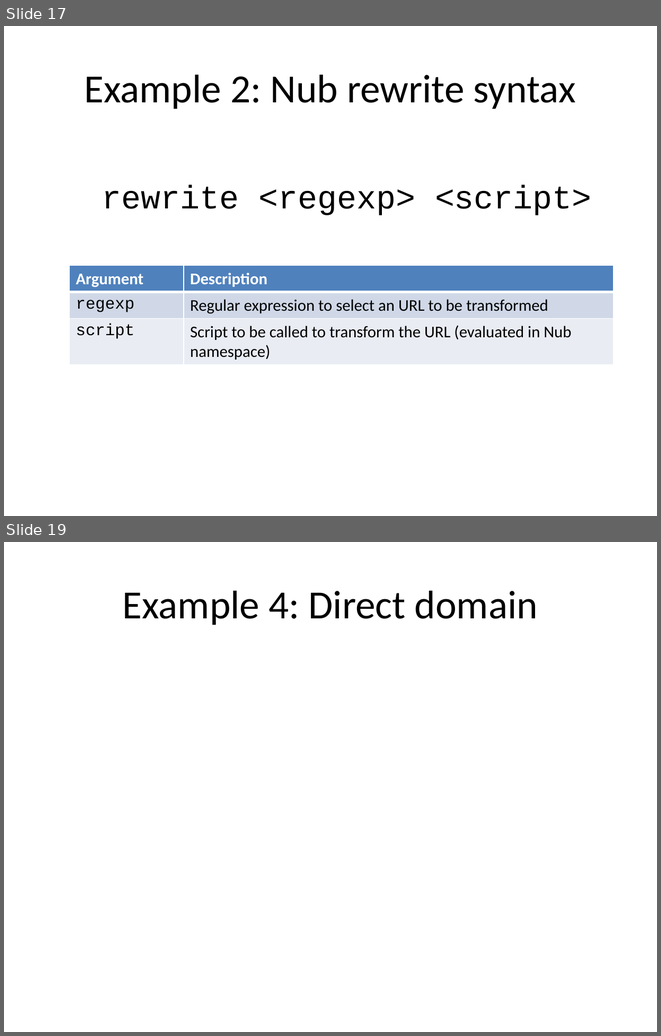
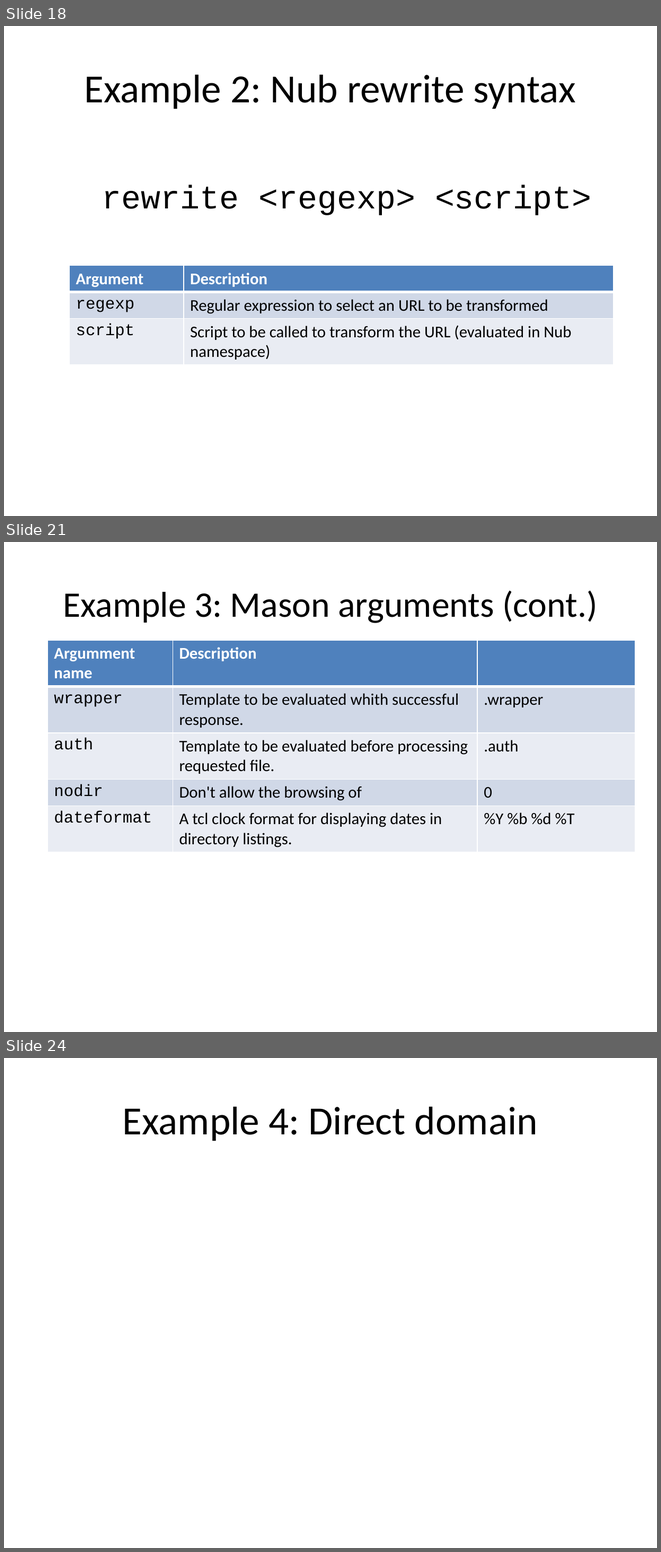
Before and after one commit to jdc8/wubwikit, a slide deck: wubexamples/Lets_Wub.pptx. Shown one above the other, each under a label of ours: slides 17 and 19 before the commit, slides 18, 21 and 24 after it; the slides between them are not shown. The pictures are 661x1036 and 661x1552 pixels, drawn with LibreOffice and Linux fonts; fonts in the diff are those of the drawing; background and template pictures are left out. Boxes give left, top, right and bottom in pixels: in the first picture for what was removed or moved away, otherwise in the second. Text is boxed around its words. In the diff, an @@ line names an element or a change of style, - is before the commit and + after.

```diff
--- a/wubexamples/Lets_Wub.pptx
+++ b/wubexamples/Lets_Wub.pptx
@@ slide 21 added at [4,542,657,1032], background #FFFFFF @@
@@ title added at [63,590,598,623], 39.6 pt, text #000000 @@
+Example 3: Mason arguments (cont.)
@@ table added at [48,640,636,849], 5 rows, 3 columns @@
+Argumment name | Description | 
+wrapper | Template to be evaluated whith successful response. | .wrapper
+auth | Template to be evaluated before processing requested file. | .auth
+nodir | Don't allow the browsing of | 0
+dateformat | A tcl clock format for displaying dates in directory listings. | %Y %b %d %T
@@ what was slide 17 is now slide 18 @@
@@ what was slide 19 is now slide 24 @@
```
Also in this commit, not shown: 3 slides changed, 14 other slides added.
